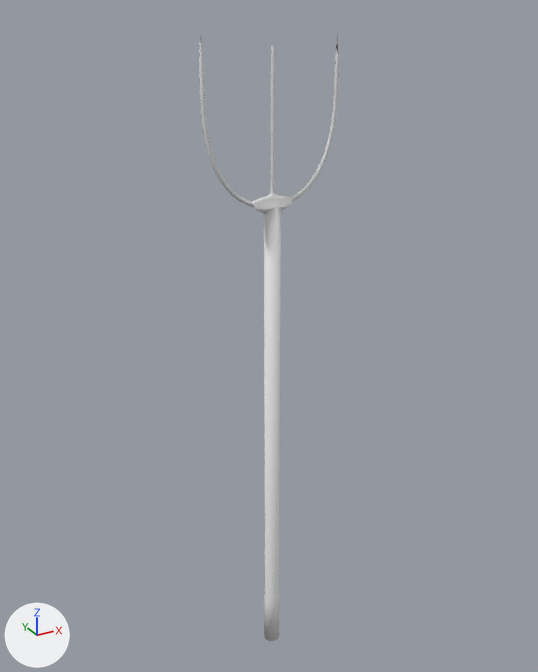
Before and after pictures for a commit that changed the FBX model FarmDefense/Assets/Imports/Pitchfork/pitchfork.fbx.
Both versions are drawn from a camera (50 mm lens) standing at (-4.42, -7.94, 5.73) and looking at (0.09, 0.26, 1.63). The axes (+X, +Y, +Z) are drawn at lower left. The lights are the same throughout. Where no turn or scale is listed for an object, it has been applied to the vertices. Vertices at the same position are counted once.

The first picture shows 'Pitchfork'.
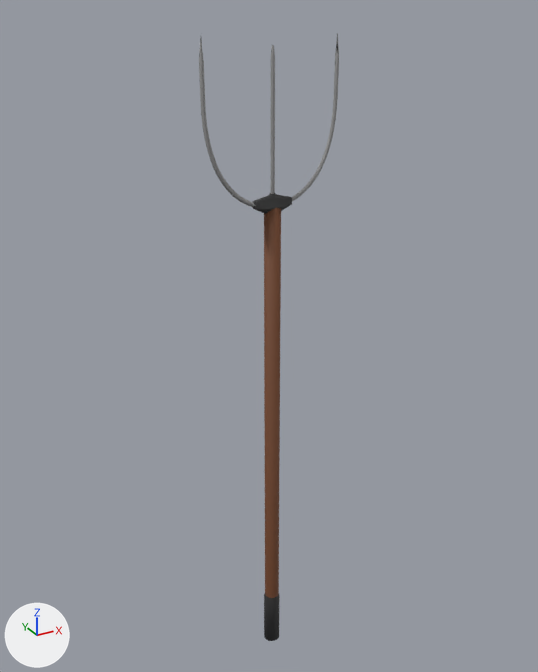
Where the change shows, as pixel boxes (x1, y1, x2, y2) in the pictures (538 x 672 px):
part 1 of me_mesh_001, recoloured (grey to brown): (264, 208, 281, 598) in both
part 2 of me_mesh_001, recoloured: (199, 33, 339, 207) in both
part 3 of me_mesh_001, recoloured (grey to black): (253, 193, 292, 214) in both
part 4 of me_mesh_001, recoloured (grey to black): (264, 594, 280, 641) in both

Diff of the bpy script that builds the scene:
```diff
--- a/FarmDefense/Assets/Imports/Pitchfork/pitchfork.fbx.py
+++ b/FarmDefense/Assets/Imports/Pitchfork/pitchfork.fbx.py
@@ mat_shaft @@
+mat_shaft = principled_material('Shaft')
+mat_shaft.base_color = (0.163, 0.0561, 0.0204)  # brown #704327
+mat_shaft.roughness = 0.69
@@ mat_forks @@
+mat_forks = principled_material('Forks')
+mat_forks.base_color = (0.311, 0.311, 0.311)  # grey #979797
+mat_forks.roughness = 0.69
@@ mat_connectors @@
+mat_connectors = principled_material('Connectors')
+mat_connectors.base_color = (0.0331, 0.0331, 0.0331)  # black #333333
+mat_connectors.roughness = 0.69
@@ me_mesh_001 @@
 me_mesh_001.from_pydata(...)  # 559 vertices, 524 faces; spans x -0.92..0.91, y -0.12..0.12, z -8.5..0.5
 # used by ob_pitchfork; location = (0.0, 0.0, 5.0)
+# me_mesh_001 part 1: all 33 faces centred in x -0.11..0.11, y -0.1..0.11, z -4.56..-1.68 switch from no material to mat_shaft (brown #704327)
+# me_mesh_001 part 2: 200 of the faces centred in x -0.9..0.89, y -0.01..0.01, z -1.47..0.42 switch from no material to mat_forks (grey #979797)
+# me_mesh_001 part 3: 226 of the faces centred in x -0.27..0.27, y -0.1..0.11, z -1.59..-1.34 switch from no material to mat_connectors (black #333333)
+# me_mesh_001 part 4: 65 of the faces centred in x -0.12..0.12, y -0.12..0.12, z -8.5..-7.66 switch from no material to mat_connectors (black #333333)
```
